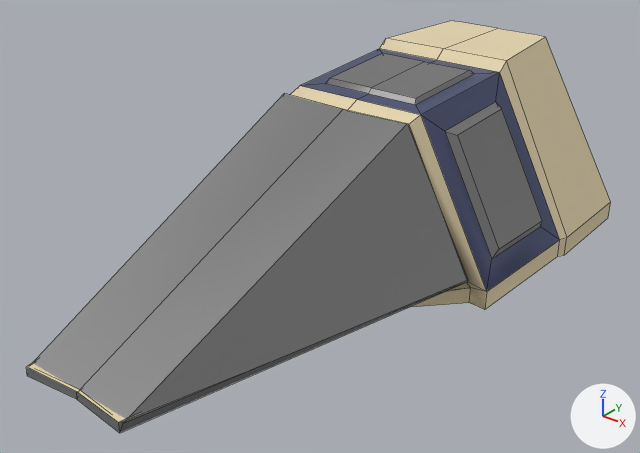
The FBX model Assets/Models/raketa_cabin.fbx: old version first, new version second.
One viewpoint serves both versions: a camera (50 mm lens) standing at (7.54, -3.65, 2.13) and looking at (5.06, -0.55, 0.21). Every picture has the same lights, and +X, +Y and +Z are marked at lower right. Mesh edges are drawn as thin lines. Where no turn or scale is listed for an object, it has been applied to the vertices.
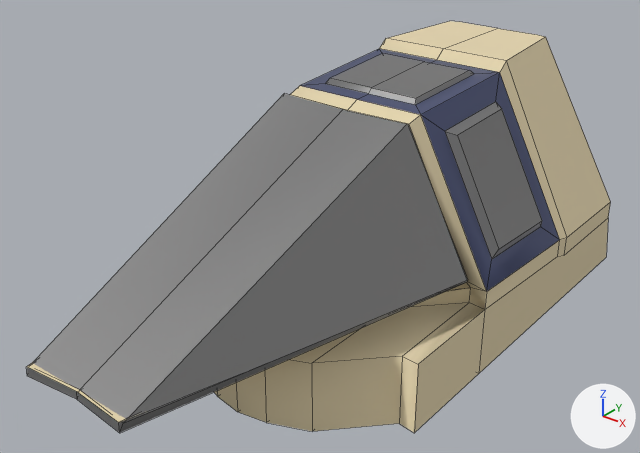
The newer file is also turned or shifted as a whole; pictures and numbers use the older file's frame.

Boxes (x1, y1, x2, y2) around the edits, measured in the pictures (640 x 453 px):
part 1 of me_cube_053, added: after (214, 219, 608, 433)

The change, as a list of edits to the scene's bpy script:
```text
Add mat_display:
    mat_display = principled_material('Display')
    mat_display.base_color = (0.8, 0.8, 0.8)  # white #e7e7e7
Change me_cube_053:
    used by ob_cube_050; location = (5.156, -0.452, 0.28)
    remove me_cube_053.from_pydata(...)  # 245 vertices, 242 faces; spans x -0.77..0.77, y -1.69..1.49, z -0.35..0.66
    add me_cube_053.from_pydata(...)  # 283 vertices, 278 faces; spans x -0.77..0.77, y -1.69..1.7, z -0.72..0.66
    me_cube_053 part 1
    6 vertices are added at (0.0, -0.26, -0.72), (0.73, 1.69, -0.71), (-0.73, 1.69, -0.71), (0.63, 1.7, -0.71), (0.0, 1.3, -0.72), (-0.63, 1.7, -0.71)
    9 new vertices lie (0.0, -0.58, 0.0) away from vertices in x -0.73..0.73, y -0.26..0.14, z -0.35..-0.34
    6 new vertices lie (0.0, 0.0, -0.36) away from vertices in x -0.63..0.63, y -0.81..-0.44, z -0.35
    6 new vertices lie (0.0, 0.58, 0.0) away from vertices in x -0.63..0.63, y -0.81..-0.44, z -0.71
    5 new vertices lie (0.0, 0.0, -0.37) away from vertices in x -0.73..0.73, y -0.84..0.12, z -0.35..-0.34
    6 new vertices lie (0.0, 1.55, 0.0) away from vertices in x -0.73..0.73, y -0.23..0.12, z -0.71
    36 new faces join them, mat_chair2_002 (beige #e4d4ae)
    add me_cube_053.materials.append(mat_display)  # white #e7e7e7
```
